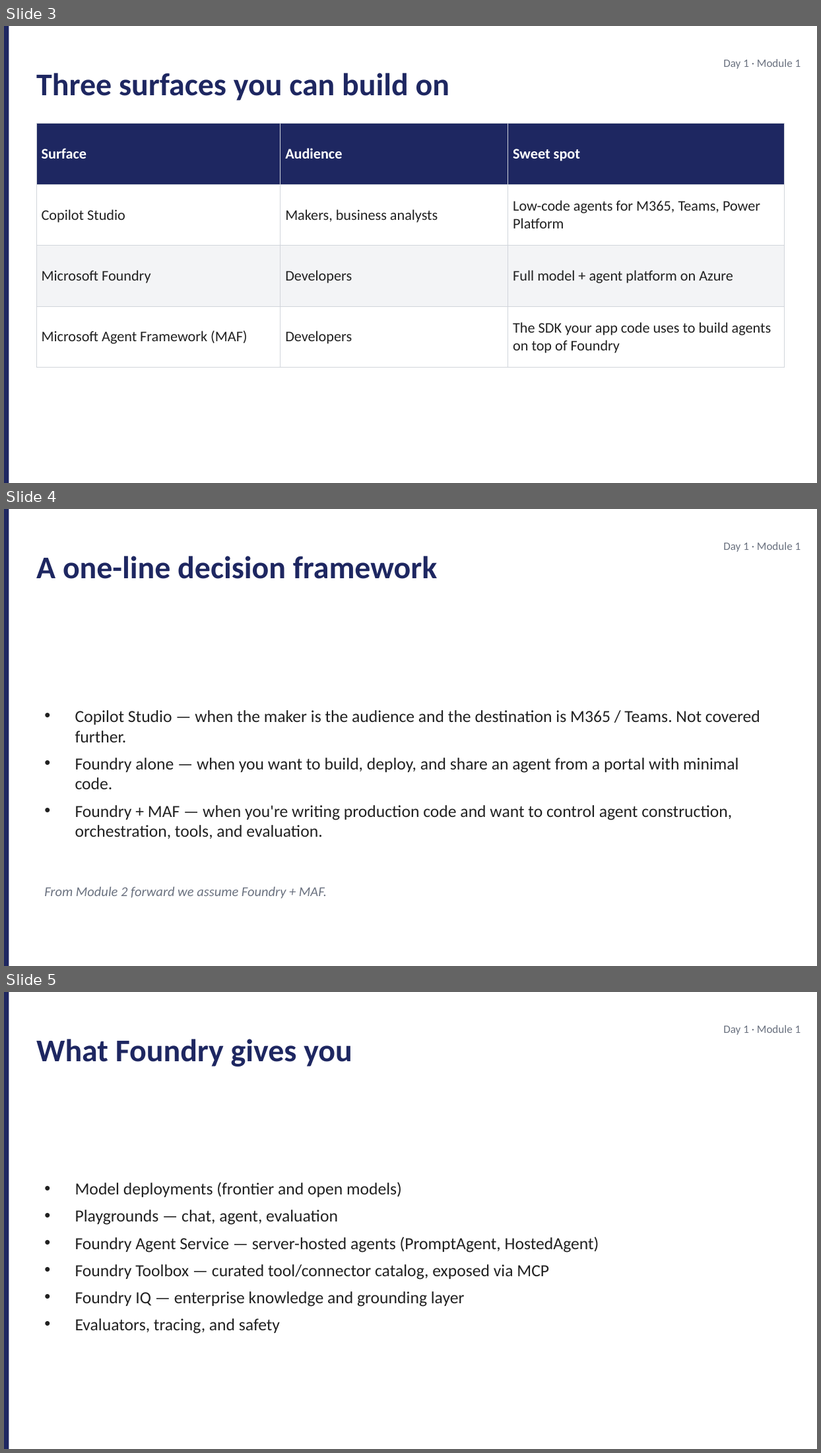
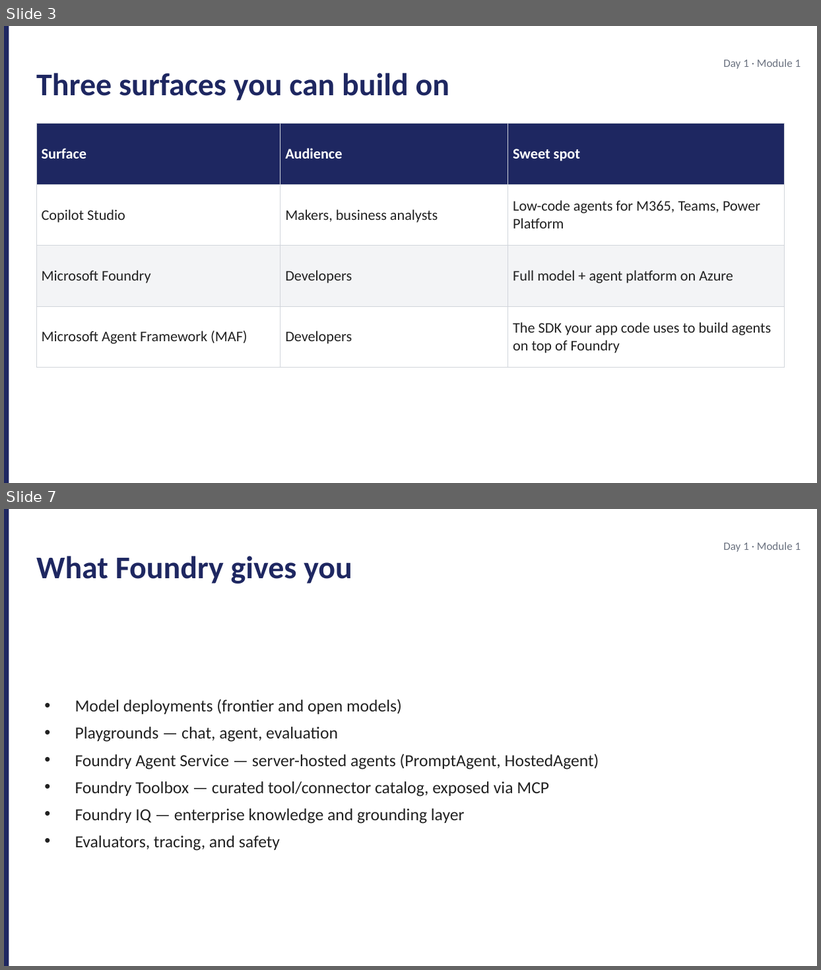
Before and after one commit to JimPiquant/Building-AI-Apps-and-Agents, a slide deck: decks/day1/module-1-landscape.pptx. Shown one above the other, each under a label of ours: slides 3, 4 and 5 before the commit, slides 3 and 7 after it; the slides between them are not shown. The pictures are 821x1453 and 821x970 pixels, drawn with LibreOffice and Linux fonts; fonts in the diff are those of the drawing. Boxes give left, top, right and bottom in pixels: in the first picture for what was removed or moved away, otherwise in the second. Text is boxed around its words. In the diff, an @@ line names an element or a change of style, - is before the commit and + after.

```diff
--- a/decks/day1/module-1-landscape.pptx
+++ b/decks/day1/module-1-landscape.pptx
@@ slide 4 removed at [4,509,817,966], background #FFFFFF @@
@@ rectangle removed at [4,509,9,966] @@
@@ text removed at [723,542,801,552] @@
-Day 1 · Module 1
@@ text removed at [36,556,437,579] @@
-A one-line decision framework
@@ text removed at [75,710,760,839] @@
-• Copilot Studio — when the maker is the audience and the destination is M365 / Teams. Not covered further.
-• Foundry alone — when you want to build, deploy, and share an agent from a portal with minimal code.
-• Foundry + MAF — when you're writing production code and want to control agent construction, orchestration, tools, and evaluation.
@@ text removed at [44,887,327,899] @@
-From Module 2 forward we assume Foundry + MAF.
@@ what was slide 5 is now slide 7 @@
```
Also in this commit, not shown: 3 slides added, 9 other files.
